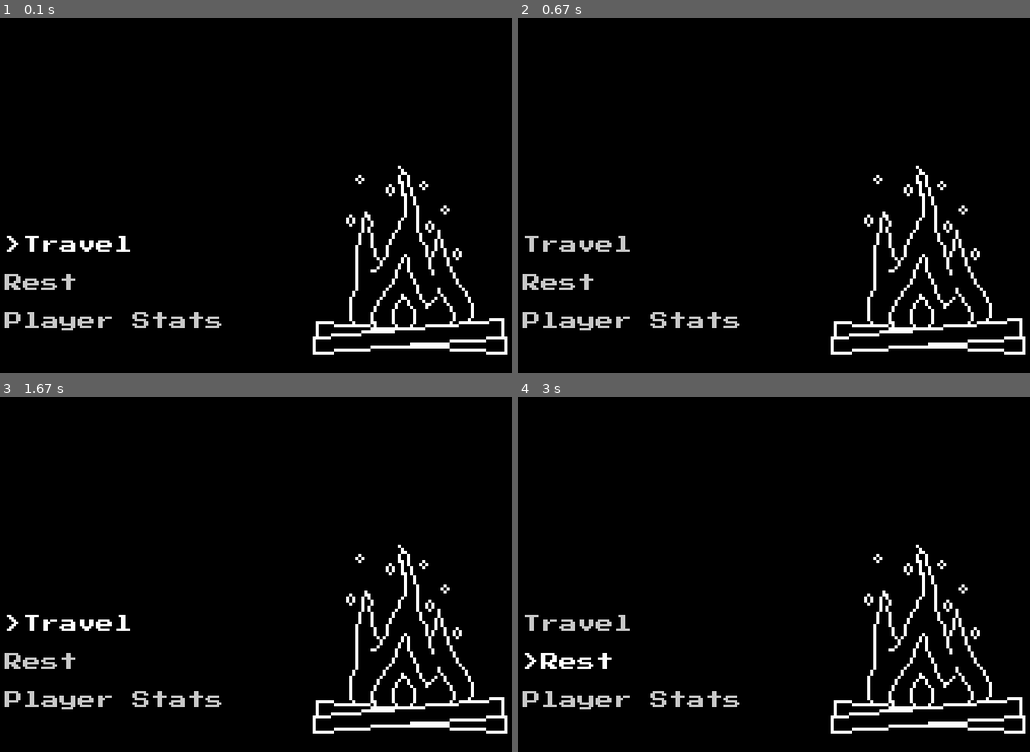
Above: before the commit, frames 1-4 (two rows, left to right).
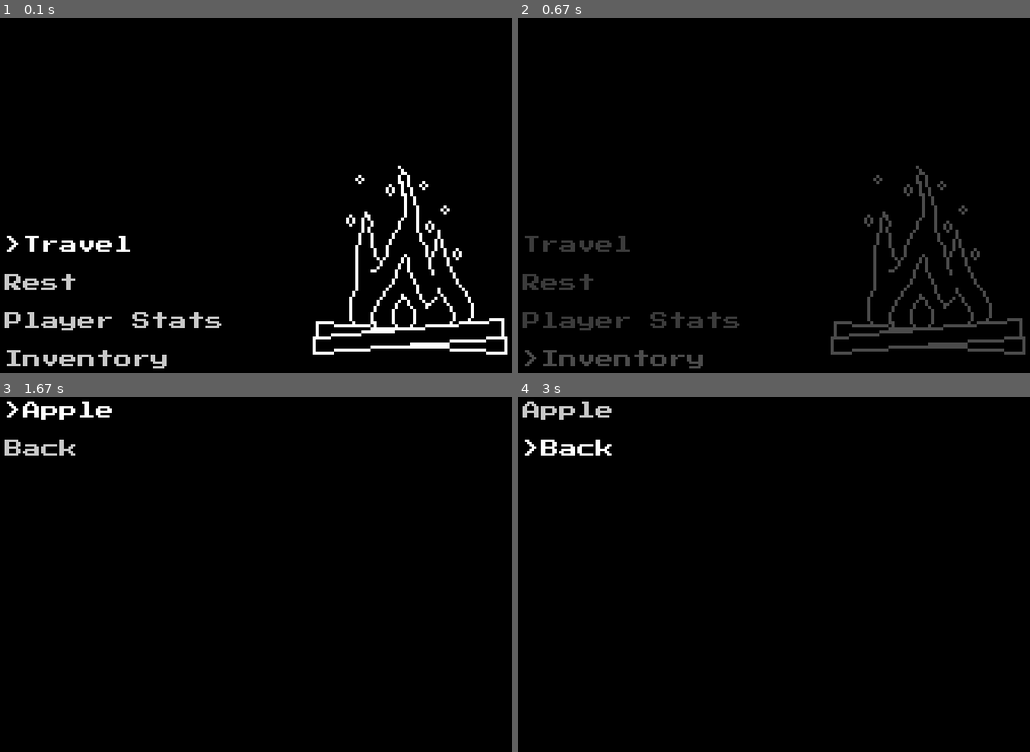
Above: after the commit, the same moments.

Repository: Cyborger/PygameTextRPG
Game: pygame game, started from launcher.py
Two runs of this game, one before a commit and one after it. Both use one fixed random seed, a clock stepped at 60 frames per second and the inputs below.
Inputs (mouse positions are in pixels of both pictures, inside the frame that each line leads up to):
- Up to frame 1 (0.1 s): no input
- Up to frame 2 (0.67 s): click (605, 358) at 0.38 s, where only the run after the commit has a clickable "Inventory"
- Up to frame 3 (1.67 s): type "ann" at 0.67 s; tap Enter at 1 s; tap S at 1.22 s; hold Up from 1.55 s (still down)
- Up to frame 4 (3 s): release Up at 2.02 s; hold Down 2.1-2.4 s; hold Up 2.43-2.8 s; hold Down from 2.83 s (still down)

The runs differ from the first frame. In frame 1, 0.5% of the frame differs, in the area x 1-33%, y 93-99%; in frame 2, 4.3%; in frame 3, 4.4%, in the area x 0-100%, y 1-95%; in frame 4, 4.4%.

Commit message:
Added items

Diff:
--- a/core/game.py
+++ b/core/game.py
@@ -1,4 +1,6 @@
 import pygame
+from core.jsonLoader import JSONLoader
+from core.item import Item
 from core.display import Display
 from core.message import Message
 from core.player import Player
@@ -15,7 +17,9 @@
                        LocationState(self), BattleState(self)]
         self.currentState = None
         self.running = True
+        self.items = JSONLoader.loadJSONFile("items", Item)
         self.player = Player()
+        self.player.inventory.addItem(self.items[0])
 
     def start(self):
         self.changeMenu("locationState/mainLocationMenu")
--- /dev/null
+++ b/core/item.py
@@ -0,0 +1,3 @@
+class Item:
+    def __init__(self, jsonData):
+        self.name = jsonData["Name"]
--- /dev/null
+++ b/json/items.json
@@ -0,0 +1,5 @@
+{
+  "Apple" : {
+    "Name" : "Apple"
+  }
+}
--- a/menus/battleMenu.py
+++ b/menus/battleMenu.py
@@ -4,9 +4,9 @@
 class BattleMenu(Menu):
     def __init__(self, parentState):
         super().__init__("battleMenu", parentState)
-        self.addButtons(LabelButton("Attack", 20, 200, self.goToAttackMenu))
-        self.addButtons(LabelButton("Inventory", 20, 250, self.goToInventory))
-        self.addButtons(LabelButton("Flee", 20, 300, self.attemptToFlee))
+        self.addButtons(LabelButton("Attack", 20, 300, self.goToAttackMenu))
+        self.addButtons(LabelButton("Inventory", 20, 350, self.goToInventory))
+        self.addButtons(LabelButton("Flee", 20, 400, self.attemptToFlee))
 
     def goToAttackMenu(self):
         print("Attacking")
@@ -15,4 +15,4 @@
         self.getRoot().fadeMenuChange("inventoryMenu", "fast")
 
     def attemptToFlee(self):
-        print("Attempting to flee")
+        self.getRoot().fadeMenuChange("locationState/mainLocationMenu", "slow")
--- a/menus/mainLocationMenu.py
+++ b/menus/mainLocationMenu.py
@@ -19,6 +19,7 @@
         self.addButtons(LabelButton("Travel", 20, 300, self.goToTravelMenu))
         self.addButtons(LabelButton("Rest", 20, 350, self.rest))
         self.addButtons(LabelButton("Player Stats", 20, 400, self.playerStats))
+        self.addButtons(LabelButton("Inventory", 20, 450, self.goToInventory))
 
     def goToTravelMenu(self):
         self.getRoot().fadeMenuChange("travelMenu", "fast")
@@ -30,5 +31,8 @@
     def playerStats(self):
         self.getRoot().fadeMenuChange("playerInfoMenu", "fast")
 
+    def goToInventory(self):
+        self.getRoot().fadeMenuChange("inventoryMenu", "fast")
+
     def placeholder(self):
         pass
--- a/states/locationState.py
+++ b/states/locationState.py
@@ -6,6 +6,7 @@
 from menus.mainLocationMenu import MainLocationMenu
 from menus.travelMenu import TravelMenu
 from menus.playerInfoMenu import PlayerInfoMenu
+from menus.inventoryMenu import InventoryMenu
 
 
 class LocationState(State):
@@ -14,7 +15,8 @@
         self.locations = JSONLoader.loadJSONFile("locations", Location)
         self.currentLocation = self.locations[0]
         self.addMenus(MainLocationMenu(self), TravelMenu(self),
-                      PlayerInfoMenu(self))
+                      PlayerInfoMenu(self),
+                      InventoryMenu(self, "mainLocationMenu"))
 
     def changeLocation(self, location):
         # Figure out if battle or not
